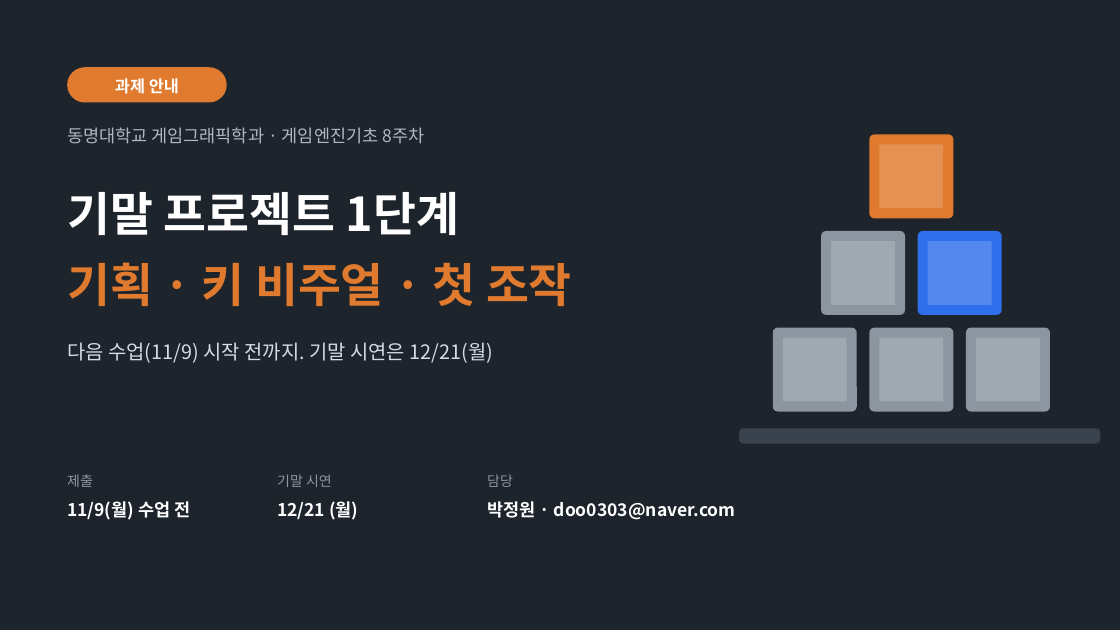
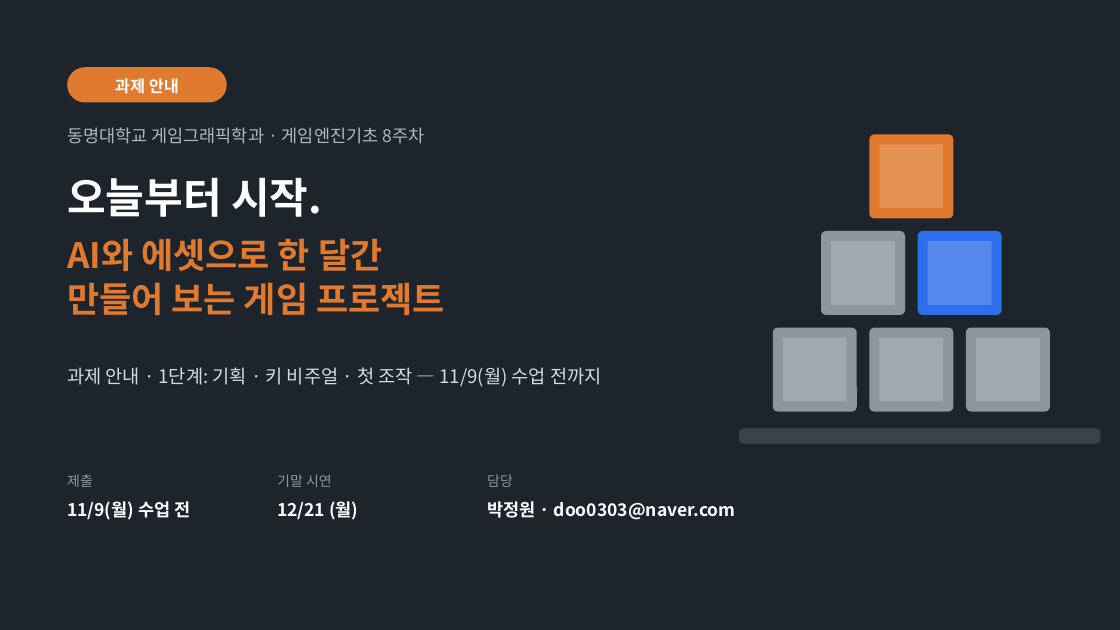
Before and after one commit to iplay-garden/game-engine-basics, a slide deck: slide 1 of 8주차/한국어/게임엔진기초_8주차_오프라인_과제안내.pptx. Drawn at 1120x630 pixels with LibreOffice and Linux fonts; fonts in the diff are those of the drawing. Boxes give left, top, right and bottom in pixels: in the first picture for what was removed or moved away, otherwise in the second. Text is boxed around its words. In the diff, an @@ line names an element or a change of style, - is before the commit and + after.

```diff
--- a/8주차/한국어/게임엔진기초_8주차_오프라인_과제안내.pptx
+++ b/8주차/한국어/게임엔진기초_8주차_오프라인_과제안내.pptx
@@ text at bbox=[67, 177, 322, 217]: text changed; size 40 to 36 pt @@
-기말 프로젝트 1단계
+오늘부터 시작.
@@ text at bbox=[67, 238, 445, 315]: text changed; size 40 to 30 pt @@
-기획 · 키 비주얼 · 첫 조작
+AI와 에셋으로 한 달간
+만들어 보는 게임 프로젝트
@@ text at bbox=[67, 367, 601, 387]: text changed; size 17 to 16 pt @@
-다음 수업(11/9) 시작 전까지. 기말 시연은 12/21(월)
+과제 안내 · 1단계: 기획 · 키 비주얼 · 첫 조작 — 11/9(월) 수업 전까지
```
Also in this commit, not shown: 1 slide added, 4 other files.
